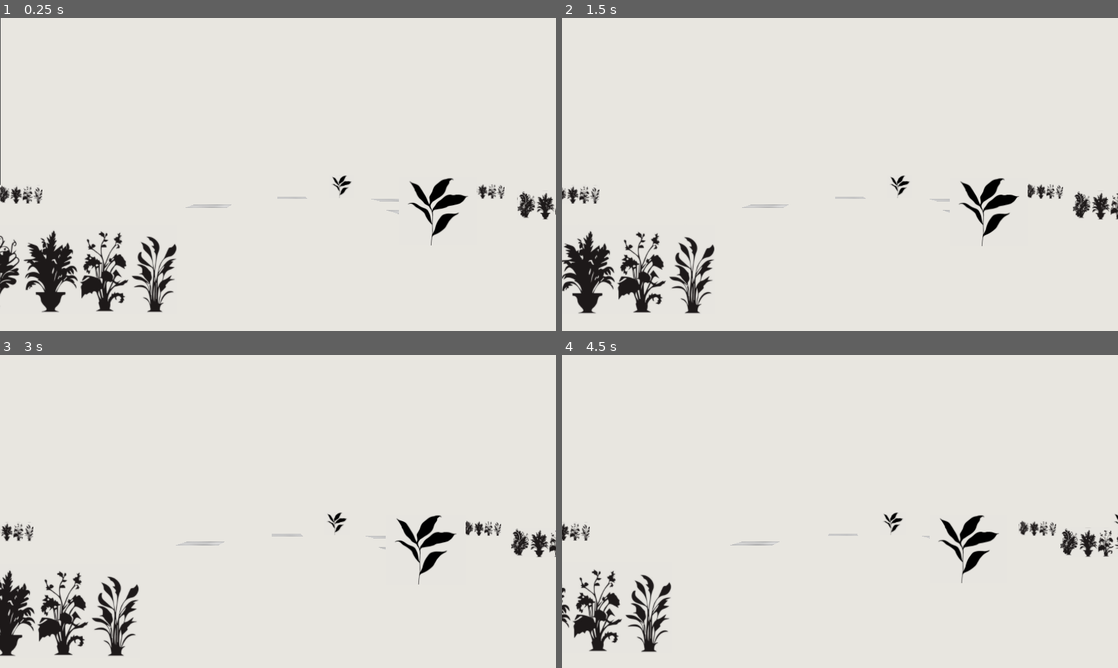
Above: before the commit, frames 1-4 (two rows, left to right).
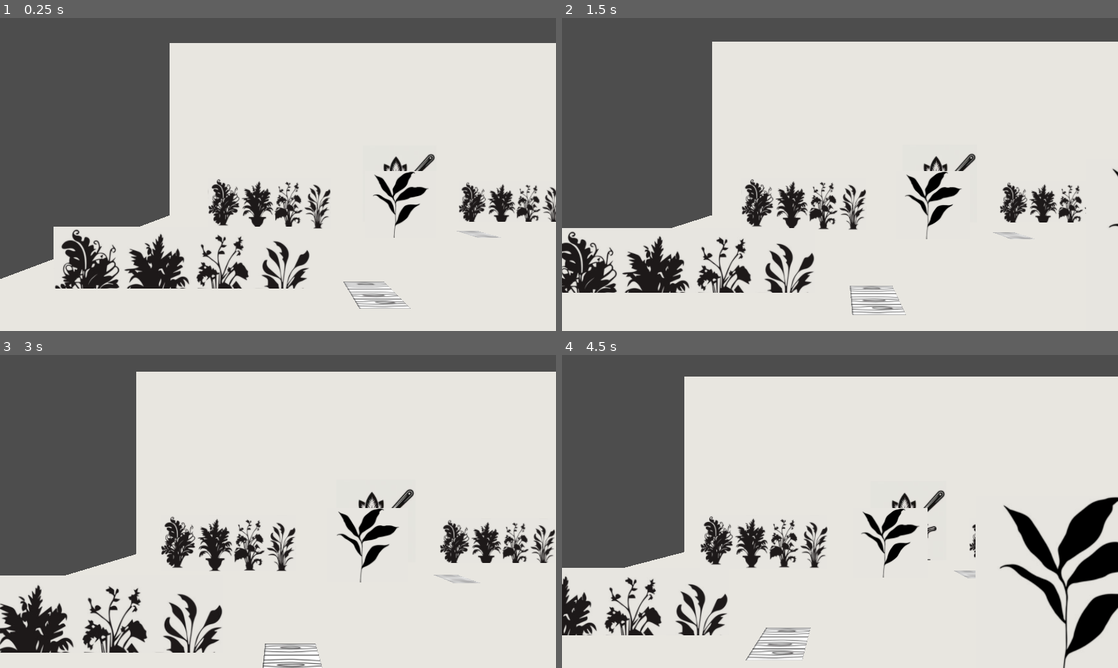
Above: after the commit, the same moments.

Repository: CharlExMachina/Its-a-secret-to-everyone
Game: Godot game, scene res://explorable_zone.tscn
Same seed, same stepped clock (60 frames per second), same inputs: the game is played once before the commit and once after it.
Inputs (mouse positions are in pixels of both pictures, inside the frame that each line leads up to):
- Up to frame 1 (0.25 s): no input
- Up to frame 2 (1.5 s): tap Enter at 0.5 s; move the mouse to (962, 158) at 0.52 s; press the mouse at (962, 158) at 0.53 s; tap Space at 1.25 s; move the mouse to (728, 190) at 1.27 s; release the mouse at (728, 190) at 1.28 s; click (728, 190) at 1.35 s
- Up to frame 3 (3 s): tap Enter at 2 s; move the mouse to (333, 442) at 2.02 s; press the mouse at (333, 442) at 2.03 s; tap Space at 2.75 s; move the mouse to (250, 574) at 2.77 s; release the mouse at (250, 574) at 2.78 s; click (250, 574) at 2.85 s
- Up to frame 4 (4.5 s): tap Enter at 3.5 s; move the mouse to (1006, 558) at 3.52 s; press the mouse at (1006, 558) at 3.53 s; tap Space at 4.25 s; move the mouse to (673, 464) at 4.27 s; release the mouse at (673, 464) at 4.28 s; click (673, 464) at 4.35 s

The runs differ from the first frame. In frame 1, 37% of the frame differs, in the area x 0-100%, y 0-94%; in frame 2, 34%; in frame 3, 32%; in frame 4, 32%.

Commit message:
Change camera-only setup in favor of a CharacterBody, improve smoothness

Diff:
--- a/secret-to-everyone/explorable_zone.tscn
+++ b/secret-to-everyone/explorable_zone.tscn
@@ -23,88 +23,77 @@
 mesh = SubResource("BoxMesh_6k66e")
 
 [node name="Pot" parent="." instance=ExtResource("1_vwojm")]
-transform = Transform3D(0.0407898, 0, 0, 0, 0.0407898, 0, 0, 0, 1, 0, 0.632719, 0)
+transform = Transform3D(0.281704, 0, 0, 0, 0.281704, 0, 0, 0, 0.281704, 6.68555, 1.36394, -2.07896)
 modulate = Color(0.907942, 0.901922, 0.87912, 1)
 
 [node name="Pot2" parent="." instance=ExtResource("1_vwojm")]
-transform = Transform3D(0.0407898, 0, 0, 0, 0.0407898, 0, 0, 0, 1, 1.38676, 0.632719, 0.296357)
+transform = Transform3D(0.281704, 0, 0, 0, 0.281704, 0, 0, 0, 0.281704, 8.83853, 1.3048, -0.434424)
 modulate = Color(0.907942, 0.901922, 0.87912, 1)
 
 [node name="Pot3" parent="." instance=ExtResource("1_vwojm")]
-transform = Transform3D(0.0407898, 0, 0, 0, 0.0407898, 0, 0, 0, 1, -2.26775, 0.632719, 1.19328)
+transform = Transform3D(0.281704, 0, 0, 0, 0.281704, 0, 0, 0, 0.281704, -4.16885, 1.33481, -2.00507)
 modulate = Color(0.907942, 0.901922, 0.87912, 1)
 
 [node name="WoodTile" parent="." instance=ExtResource("3_fkm8p")]
-transform = Transform3D(-1.12233e-08, -0.256758, 1.12233e-08, 0, -1.12233e-08, -0.256758, 0.256758, -1.12233e-08, 4.90584e-16, -4.76079, 0.503976, -1.05326)
+transform = Transform3D(-1.23137e-08, -0.281704, 1.23137e-08, 0, -1.23137e-08, -0.281704, 0.281704, -1.23137e-08, 5.38248e-16, -2.79049, 0.55432, 1.39668)
 
 [node name="WoodTile2" parent="." instance=ExtResource("3_fkm8p")]
-transform = Transform3D(-1.12233e-08, -0.256758, 1.12233e-08, 0, -1.12233e-08, -0.256758, 0.256758, -1.12233e-08, 4.90584e-16, -3.65744, 0.503976, -0.707247)
+transform = Transform3D(-1.23137e-08, -0.281704, 1.23137e-08, 0, -1.23137e-08, -0.281704, 0.281704, -1.23137e-08, 5.38248e-16, 8.30359, 0.55432, 0.9725)
 
 [node name="WoodTile3" parent="." instance=ExtResource("3_fkm8p")]
-transform = Transform3D(-1.12233e-08, -0.256758, 1.12233e-08, 0, -1.12233e-08, -0.256758, 0.256758, -1.12233e-08, 4.90584e-16, -3.87441, 0.503976, 0.518477)
+transform = Transform3D(-1.23137e-08, -0.281704, 1.23137e-08, 0, -1.23137e-08, -0.281704, 0.281704, -1.23137e-08, 5.38248e-16, -0.451949, 0.55432, 1.78727)
 
 [node name="WoodTile4" parent="." instance=ExtResource("3_fkm8p")]
-transform = Transform3D(-1.12233e-08, -0.256758, 1.12233e-08, 0, -1.12233e-08, -0.256758, 0.256758, -1.12233e-08, 4.90584e-16, -5.55775, 0.503976, 0.0236427)
+transform = Transform3D(-1.23137e-08, -0.281704, 1.23137e-08, 0, -1.23137e-08, -0.281704, 0.281704, -1.23137e-08, 5.38248e-16, -7.7281, 0.55432, -0.53777)
 
 [node name="WoodTile5" parent="." instance=ExtResource("3_fkm8p")]
-transform = Transform3D(-1.12233e-08, -0.256758, 1.12233e-08, 0, -1.12233e-08, -0.256758, 0.256758, -1.12233e-08, 4.90584e-16, -2.43767, 0.503976, 0.496738)
+transform = Transform3D(-1.23137e-08, -0.281704, 1.23137e-08, 0, -1.23137e-08, -0.281704, 0.281704, -1.23137e-08, 5.38248e-16, -1.58904, 0.55432, 0.260568)
 
 [node name="WoodTile6" parent="." instance=ExtResource("3_fkm8p")]
-transform = Transform3D(-1.12233e-08, -0.256758, 1.12233e-08, 0, -1.12233e-08, -0.256758, 0.256758, -1.12233e-08, 4.90584e-16, -0.662109, 0.503976, -1.31726)
+transform = Transform3D(-1.23137e-08, -0.281704, 1.23137e-08, 0, -1.23137e-08, -0.281704, 0.281704, -1.23137e-08, 5.38248e-16, 5.15497, 0.55432, 0.290156)
 
 [node name="WoodTile7" parent="." instance=ExtResource("3_fkm8p")]
-transform = Transform3D(-1.12233e-08, -0.256758, 1.12233e-08, 0, -1.12233e-08, -0.256758, 0.256758, -1.12233e-08, 4.90584e-16, 0.501415, 0.503976, 1.31521)
+transform = Transform3D(-1.23137e-08, -0.281704, 1.23137e-08, 0, -1.23137e-08, -0.281704, 0.281704, -1.23137e-08, 5.38248e-16, -6.17574, 0.55432, 0.965668)
 
 [node name="WoodTile8" parent="." instance=ExtResource("3_fkm8p")]
-transform = Transform3D(-1.12233e-08, -0.256758, 1.12233e-08, 0, -1.12233e-08, -0.256758, 0.256758, -1.12233e-08, 4.90584e-16, 1.72168, 0.503976, 1.7429)
+transform = Transform3D(-1.23137e-08, -0.281704, 1.23137e-08, 0, -1.23137e-08, -0.281704, 0.281704, -1.23137e-08, 5.38248e-16, -3.5162, 0.55432, -0.800913)
 
 [node name="WoodTile9" parent="." instance=ExtResource("3_fkm8p")]
-transform = Transform3D(-1.12233e-08, -0.256758, 1.12233e-08, 0, -1.12233e-08, -0.256758, 0.256758, -1.12233e-08, 4.90584e-16, 3.16441, 0.503976, -0.408578)
+transform = Transform3D(-1.23137e-08, -0.281704, 1.23137e-08, 0, -1.23137e-08, -0.281704, 0.281704, -1.23137e-08, 5.38248e-16, 1.56097, 0.55432, -0.940325)
 
 [node name="Plants" parent="." instance=ExtResource("4_1dgnf")]
-transform = Transform3D(0.0509706, 0, 0, 0, 0.0509706, 0, 0, 0, 0.0509706, -1.12353, 0.593863, 1.39626)
-modulate = Color(0.907942, 0.901922, 0.87912, 1)
-
-[node name="Plants2" parent="." instance=ExtResource("4_1dgnf")]
-transform = Transform3D(0.0509706, 0, 0, 0, 0.0509706, 0, 0, 0, 0.0509706, -3.16263, 0.593863, 0.915382)
+transform = Transform3D(0.281704, 0, 0, 0, 0.281704, 0, 0, 0, 0.281704, -0.48764, 0.982207, -0.724265)
 modulate = Color(0.907942, 0.901922, 0.87912, 1)
 
 [node name="Plants3" parent="." instance=ExtResource("4_1dgnf")]
-transform = Transform3D(0.0509706, 0, 0, 0, 0.0509706, 0, 0, 0, 0.0509706, -2.43226, 0.593863, -0.946791)
+transform = Transform3D(0.281704, 0, 0, 0, 0.281704, 0, 0, 0, 0.281704, -1.58751, 0.92387, -1.97606)
 modulate = Color(0.907942, 0.901922, 0.87912, 1)
 
 [node name="Plants4" parent="." instance=ExtResource("4_1dgnf")]
-transform = Transform3D(0.0509706, 0, 0, 0, 0.0509706, 0, 0, 0, 0.0509706, -7.50422, 0.593863, -0.264342)
+transform = Transform3D(0.281704, 0, 0, 0, 0.281704, 0, 0, 0, 0.281704, -7.18262, 1.01303, -1.34681)
 modulate = Color(0.907942, 0.901922, 0.87912, 1)
 
 [node name="Plants5" parent="." instance=ExtResource("4_1dgnf")]
-transform = Transform3D(0.0509706, 0, 0, 0, 0.0509706, 0, 0, 0, 0.0509706, -5.36834, 0.593863, 2.37589)
+transform = Transform3D(0.281704, 0, 0, 0, 0.281704, 0, 0, 0, 0.281704, -7.93203, 0.579642, 0.789934)
 modulate = Color(0.907942, 0.901922, 0.87912, 1)
 
 [node name="SinglePlant" parent="." instance=ExtResource("5_tdxep")]
-transform = Transform3D(0.0722278, 0, 0, 0, 0.0722278, 0, 0, 0, 0.0722278, -4.27422, 0.618544, 1.70166)
+transform = Transform3D(0.281704, 0, 0, 0, 0.281704, 0, 0, 0, 0.281704, -4.3007, 1.06248, 1.40268)
 
 [node name="SinglePlant2" parent="." instance=ExtResource("5_tdxep")]
-transform = Transform3D(0.0722278, 0, 0, 0, 0.0722278, 0, 0, 0, 0.0722278, -4.14139, 0.618544, -1.09559)
+transform = Transform3D(0.281704, 0, 0, 0, 0.281704, 0, 0, 0, 0.281704, -4.88273, 1.02512, -0.7823)
 
 [node name="SinglePlant3" parent="." instance=ExtResource("5_tdxep")]
-transform = Transform3D(0.0722278, 0, 0, 0, 0.0722278, 0, 0, 0, 0.0722278, -1.42414, 0.618544, -0.910533)
+transform = Transform3D(0.281704, 0, 0, 0, 0.281704, 0, 0, 0, 0.281704, 4.04315, 1.31043, -1.863)
 
 [node name="SinglePlant4" parent="." instance=ExtResource("5_tdxep")]
-transform = Transform3D(0.0722278, 0, 0, 0, 0.0722278, 0, 0, 0, 0.0722278, -1.42414, 0.618544, 0.817536)
-
-[node name="SinglePlant5" parent="." instance=ExtResource("5_tdxep")]
-transform = Transform3D(0.0722278, 0, 0, 0, 0.0722278, 0, 0, 0, 0.0722278, 1.48456, 0.618544, -0.934957)
+transform = Transform3D(0.281704, 0, 0, 0, 0.281704, 0, 0, 0, 0.281704, 1.48057, 1.10511, -1.83898)
 
 [node name="SinglePlant6" parent="." instance=ExtResource("5_tdxep")]
-transform = Transform3D(0.0722278, 0, 0, 0, 0.0722278, 0, 0, 0, 0.0722278, 3.16514, 0.618544, 0.526353)
+transform = Transform3D(0.281704, 0, 0, 0, 0.281704, 0, 0, 0, 0.281704, 6.79, 1.15681, 0.268911)
 
 [node name="SinglePlant7" parent="." instance=ExtResource("5_tdxep")]
-transform = Transform3D(0.0722278, 0, 0, 0, 0.0722278, 0, 0, 0, 0.0722278, 4.34706, 0.618544, -0.629584)
-
-[node name="SinglePlant8" parent="." instance=ExtResource("5_tdxep")]
-transform = Transform3D(0.0722278, 0, 0, 0, 0.0722278, 0, 0, 0, 0.0722278, 6.61529, 0.618544, -0.832019)
+transform = Transform3D(0.281704, 0, 0, 0, 0.281704, 0, 0, 0, 0.281704, 2.90888, 1.06939, 0.351125)
 
 [node name="Player" parent="." instance=ExtResource("6_5bv0d")]
-transform = Transform3D(1, 0, 0, 0, 1, 0, 0, 0, 1, -4.93278, 0.792466, 3.08243)
-fov = 50.0
+transform = Transform3D(1, 0, 0, 0, 1, 0, 0, 0, 1, -7.00846, 0.496474, 2.75105)
--- a/secret-to-everyone/plants.tscn
+++ b/secret-to-everyone/plants.tscn
@@ -3,5 +3,5 @@
 [ext_resource type="Texture2D" uid="uid://mquw0fausdyb" path="res://plants.png" id="1_u72o7"]
 
 [node name="Plants" type="Sprite3D"]
-transform = Transform3D(0.0509706, 0, 0, 0, 0.0509706, 0, 0, 0, 0.0509706, 0, 0, 0)
+transform = Transform3D(0.115348, 0, 0, 0, 0.115348, 0, 0, 0, 0.115348, 0, 0.211613, 0)
 texture = ExtResource("1_u72o7")
--- a/secret-to-everyone/player.gd
+++ b/secret-to-everyone/player.gd
@@ -1,7 +1,7 @@
-extends Camera3D
+extends CharacterBody3D
 
 @export var movement_speed = 400
-@export var sensitivity_value = 0.006
+@export var sensitivity_value = 0.02
 
 const MOTION_X_MIN_THRESHOLD := 13.0
 const MOTION_Y_MIN_THRESHOLD := 13.0
@@ -31,13 +31,20 @@
 		else:
 			velocity_y = 0.0
 
-		position += Vector3(velocity_x, 0.0, velocity_y) * delta * sensitivity_value
+		var final_motion = Vector3(velocity_x, 0.0, velocity_y)
+
+		velocity = final_motion * sensitivity_value
+
+		velocity.x = clampf(velocity.x, -10, 10)
+		velocity.y = clampf(velocity.y, -3, 3)
+	else:
+		velocity *= 0.8
+
+	move_and_slide()
 
 
 func stop_movement() -> void:
 	is_moving = false
-	mouse_drag_start_pos = Vector2.ZERO
-	mouse_drag_current_pos = Vector2.ZERO
 
 
 func calculate_span_motion() -> Vector2:
--- a/secret-to-everyone/player.tscn
+++ b/secret-to-everyone/player.tscn
@@ -1,7 +1,15 @@
-[gd_scene load_steps=2 format=3 uid="uid://1upkvfuvg5k7"]
+[gd_scene load_steps=3 format=3 uid="uid://1upkvfuvg5k7"]
 
 [ext_resource type="Script" path="res://player.gd" id="1_gkc18"]
 
-[node name="Player" type="Camera3D"]
+[sub_resource type="CapsuleShape3D" id="CapsuleShape3D_rhmrk"]
+
+[node name="Player" type="CharacterBody3D"]
 script = ExtResource("1_gkc18")
-movement_speed = 1
+
+[node name="PlayerCamera" type="Camera3D" parent="."]
+transform = Transform3D(1, 0, 0, 0, 1, 0, 0, 0, 1, 0, 1.09992, 0)
+
+[node name="CollisionShape3D" type="CollisionShape3D" parent="."]
+transform = Transform3D(1, 0, 0, 0, 1, 0, 0, 0, 1, 0, 1.00428, 0)
+shape = SubResource("CapsuleShape3D_rhmrk")
--- a/secret-to-everyone/pot.tscn
+++ b/secret-to-everyone/pot.tscn
@@ -3,5 +3,5 @@
 [ext_resource type="Texture2D" uid="uid://c6j1vqouoq4do" path="res://pot.png" id="1_libcg"]
 
 [node name="Pot" type="Sprite3D"]
-transform = Transform3D(0.0407898, 0, 0, 0, 0.0407898, 0, 0, 0, 1, 0, 0, 0)
+transform = Transform3D(0.0801677, 0, 0, 0, 0.0801677, 0, 0, 0, 1.96539, 0, 0.269265, 0)
 texture = ExtResource("1_libcg")
--- a/secret-to-everyone/single_plant.tscn
+++ b/secret-to-everyone/single_plant.tscn
@@ -3,6 +3,6 @@
 [ext_resource type="Texture2D" uid="uid://bh3ykvdv4mckg" path="res://single-plant.png" id="1_84n4v"]
 
 [node name="SinglePlant" type="Sprite3D"]
-transform = Transform3D(0.0722278, 0, 0, 0, 0.0722278, 0, 0, 0, 0.0722278, 0, 0, 0)
+transform = Transform3D(0.169364, 0, 0, 0, 0.169364, 0, 0, 0, 0.169364, 0, 0.377051, 0)
 modulate = Color(0.907942, 0.901922, 0.87912, 1)
 texture = ExtResource("1_84n4v")
--- a/secret-to-everyone/wood_tile.tscn
+++ b/secret-to-everyone/wood_tile.tscn
@@ -3,5 +3,5 @@
 [ext_resource type="Texture2D" uid="uid://bchbdwlv578k8" path="res://floor tile.png" id="1_goie3"]
 
 [node name="WoodTile" type="Sprite3D"]
-transform = Transform3D(1, 0, 0, 0, -4.37114e-08, -1, 0, 1, -4.37114e-08, 0, 0, 0)
+transform = Transform3D(1.77619, 0, 0, 0, -7.76398e-08, -1.77619, 0, 1.77619, -7.76398e-08, 0, 0, 0)
 texture = ExtResource("1_goie3")
